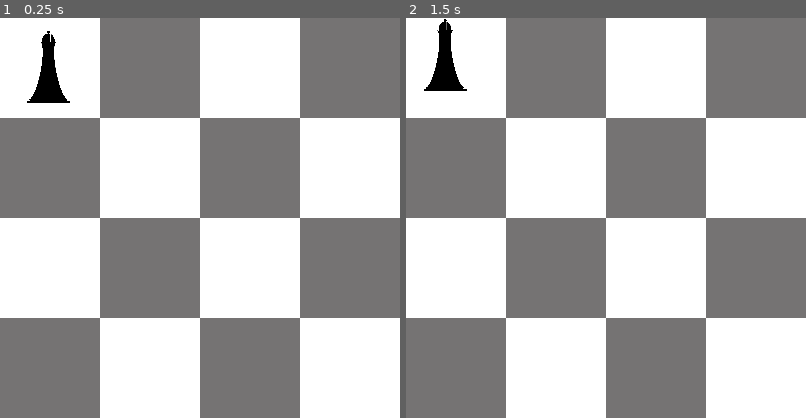
Above: before the commit, frames 1-2 (left to right).
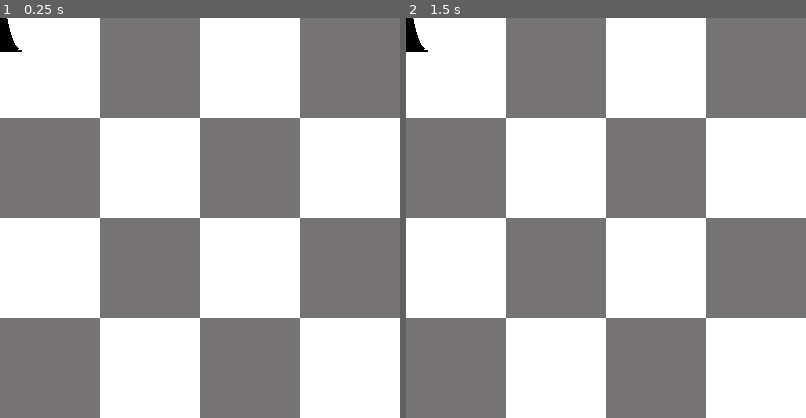
Above: after the commit, the same moments.

Repository: Spencer-Kotys/2D-Chess
Game: Godot game, scene res://MainScene.tscn
Same seed, same stepped clock (60 frames per second), same inputs: the game is played once before the commit and once after it.
Inputs (mouse positions are % of the whole screen's width and height, from its top left):
- Up to frame 1 (0.25 s): no input
- Up to frame 2 (1.5 s): tap Enter at 0.5, 1.35 s; move the mouse to (72, 45) at 0.52 s; hold Enter 0.53-1.28 s; click (72, 45) at 0.67 s; tap Space at 1.25 s; move the mouse to (30, 55) at 1.27 s; click (30, 55) at 1.42 s
The pictures show only the part of the screen within x 0-50%, y 0-50%; the shares and areas given below are measured in that part.

The runs differ from the first frame. In frame 1, 1.1% of the frame differs, in the area x 0-18%, y 0-22%; in frame 2, 1.1%, in the area x 0-16%, y 0-19%.

Commit message:
Test snapping to grid position

Diff:
--- a/Godot/BlackBishop.gd
+++ b/Godot/BlackBishop.gd
@@ -3,12 +3,15 @@
 var grabbed = false
 var mouse_offset = Vector2()
 var prev_pos = Vector2()
+var new_pos = Vector2()
 
 func _process(delta):
 	if Input.is_mouse_button_pressed(BUTTON_LEFT) and grabbed:
 		position = get_global_mouse_position() + mouse_offset
 	if Input.is_physical_key_pressed(KEY_ENTER):
 		position = prev_pos
+	if not grabbed:
+		position = new_pos
 
 func _on_Image_gui_input(event):
 	if event is InputEventMouseButton:
@@ -20,3 +23,5 @@
 
 func _on_Area2D_area_entered(area):
 	print(area.name)
+	print(area.position)
+	new_pos = area.position
--- a/Godot/BlackBishop.tscn
+++ b/Godot/BlackBishop.tscn
@@ -11,16 +11,19 @@
 script = ExtResource( 1 )
 
 [node name="Area2D" type="Area2D" parent="."]
-position = Vector2( 50, 50 )
 
 [node name="CollisionShape2D" type="CollisionShape2D" parent="Area2D"]
 shape = SubResource( 1 )
 
 [node name="Image" type="TextureRect" parent="."]
-anchor_left = 1.0
-anchor_right = 100.0
-anchor_bottom = 100.0
-margin_left = -1.0
+anchor_left = 0.5
+anchor_top = 0.5
+anchor_right = 0.5
+anchor_bottom = 0.5
+margin_left = -50.0
+margin_top = -50.0
+margin_right = 50.0
+margin_bottom = 50.0
 texture = ExtResource( 2 )
 expand = true
 stretch_mode = 5
--- a/Godot/Chess Board.tscn
+++ b/Godot/Chess Board.tscn
@@ -32,7 +32,15 @@
 1/shapes = [  ]
 1/z_index = 0
 
+[sub_resource type="RectangleShape2D" id=2]
+
 [node name="Chess Board" type="TileMap"]
 tile_set = SubResource( 1 )
 format = 1
 tile_data = PoolIntArray( 0, 0, 0, 1, 0, 0, 2, 1, 0, 3, 1, 0, 4, 0, 0, 5, 0, 0, 6, 1, 0, 7, 1, 0, 8, 0, 0, 9, 0, 0, 10, …(3401 unchanged characters)…
+
+[node name="TestArea" type="Area2D" parent="."]
+position = Vector2( 193, 194 )
+
+[node name="CollisionShape2D" type="CollisionShape2D" parent="TestArea"]
+shape = SubResource( 2 )
--- a/Godot/MainScene.tscn
+++ b/Godot/MainScene.tscn
@@ -8,4 +8,4 @@
 [node name="Chess Board" parent="." instance=ExtResource( 1 )]
 
 [node name="BlackBishop" parent="." instance=ExtResource( 2 )]
-position = Vector2( 12, 15 )
+position = Vector2( 57, 64 )
Not shown: 1 places in Godot/Chess Board.tscn that only renumber resources
